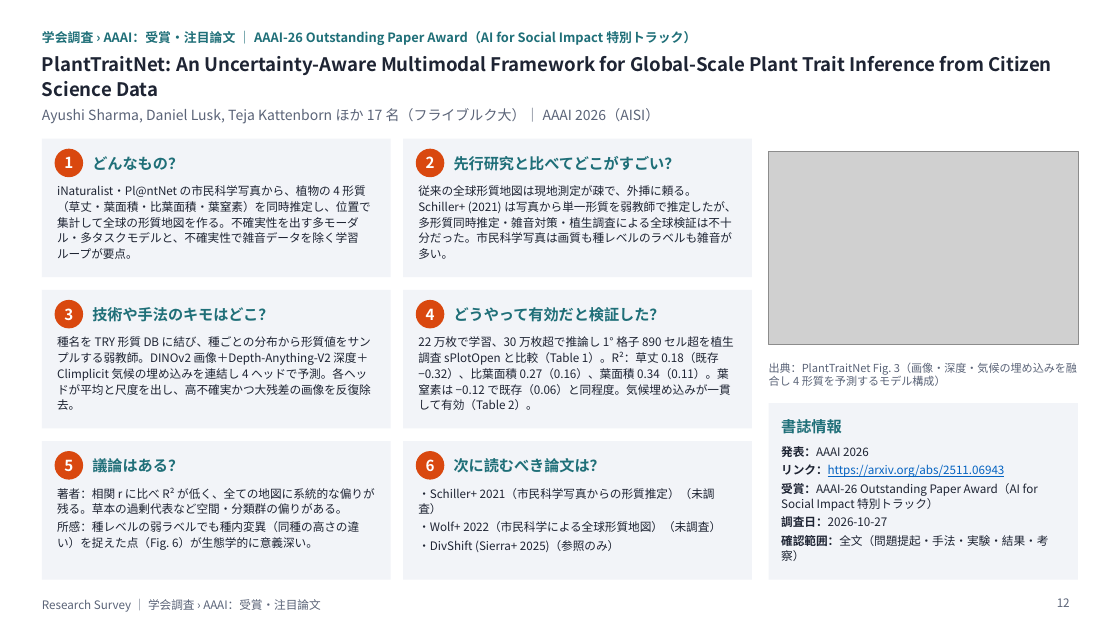
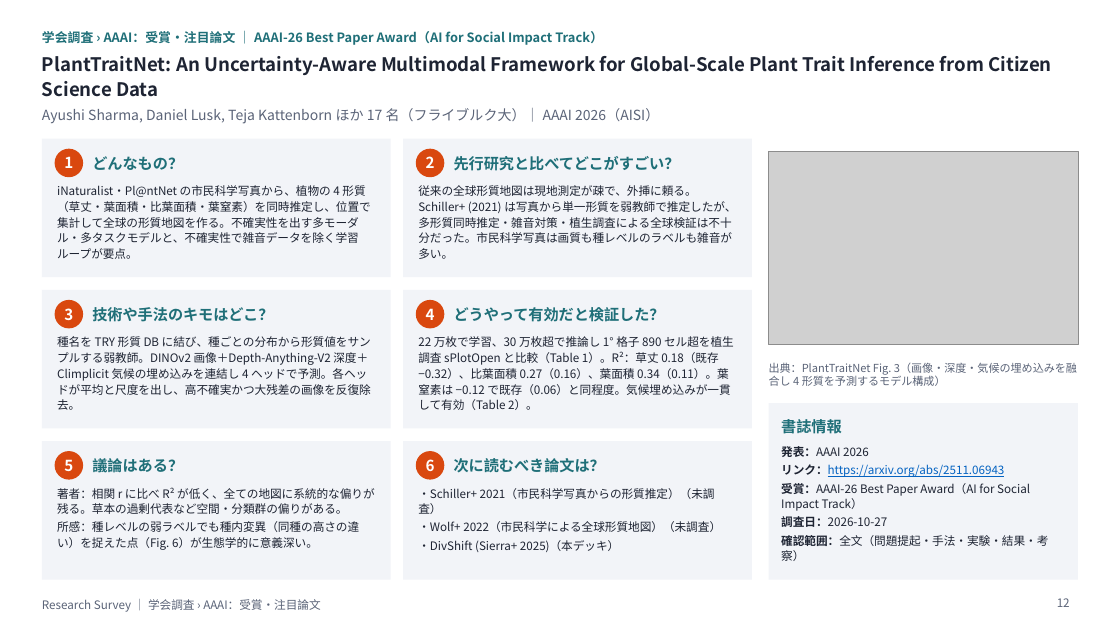
Before and after one commit to create-alt/researches, a slide deck: slide 12 of aaai/aaai.pptx. Drawn at 1120x630 pixels with LibreOffice and Linux fonts; fonts in the diff are those of the drawing; grey boxes stand for pictures. Boxes give left, top, right and bottom in pixels: in the first picture for what was removed or moved away, otherwise in the second. Text is boxed around its words. In the diff, an @@ line names an element or a change of style, - is before the commit and + after.

```diff
--- a/aaai/aaai.pptx
+++ b/aaai/aaai.pptx
@@ text at <box>42,31,603,45</box>: text changed @@
-学会調査 › AAAI：受賞・注目論文 ｜ AAAI-26 Outstanding Paper Award（AI for Social Impact 特別トラック）
+学会調査 › AAAI：受賞・注目論文 ｜ AAAI-26 Best Paper Award（AI for Social Impact Track）
@@ text at <box>781,483,1030,511</box>: text changed @@
-受賞：AAAI-26 Outstanding Paper Award（AI for Social Impact 特別トラック）
+受賞：AAAI-26 Best Paper Award（AI for Social Impact Track）
@@ text at <box>418,540,619,552</box>: text changed @@
-・DivShift (Sierra+ 2025)（参照のみ）
+・DivShift (Sierra+ 2025)（本デッキ）
```
Also in this commit, not shown: 4 other slides changed, 8 slides added, 9 other files.
